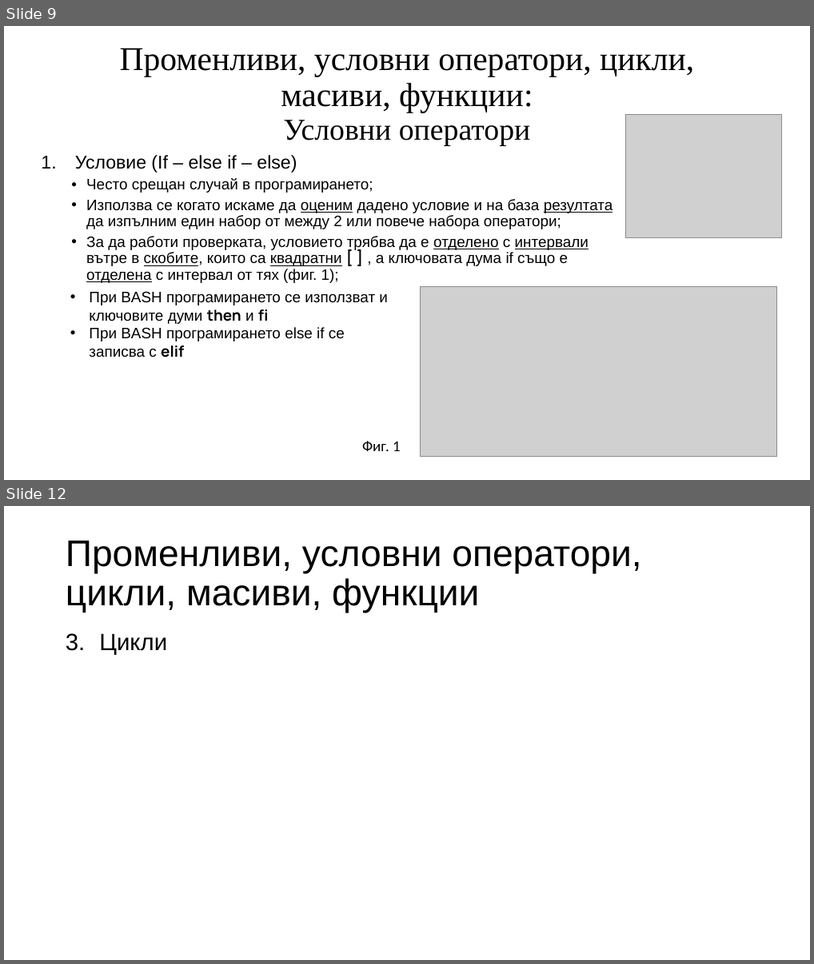
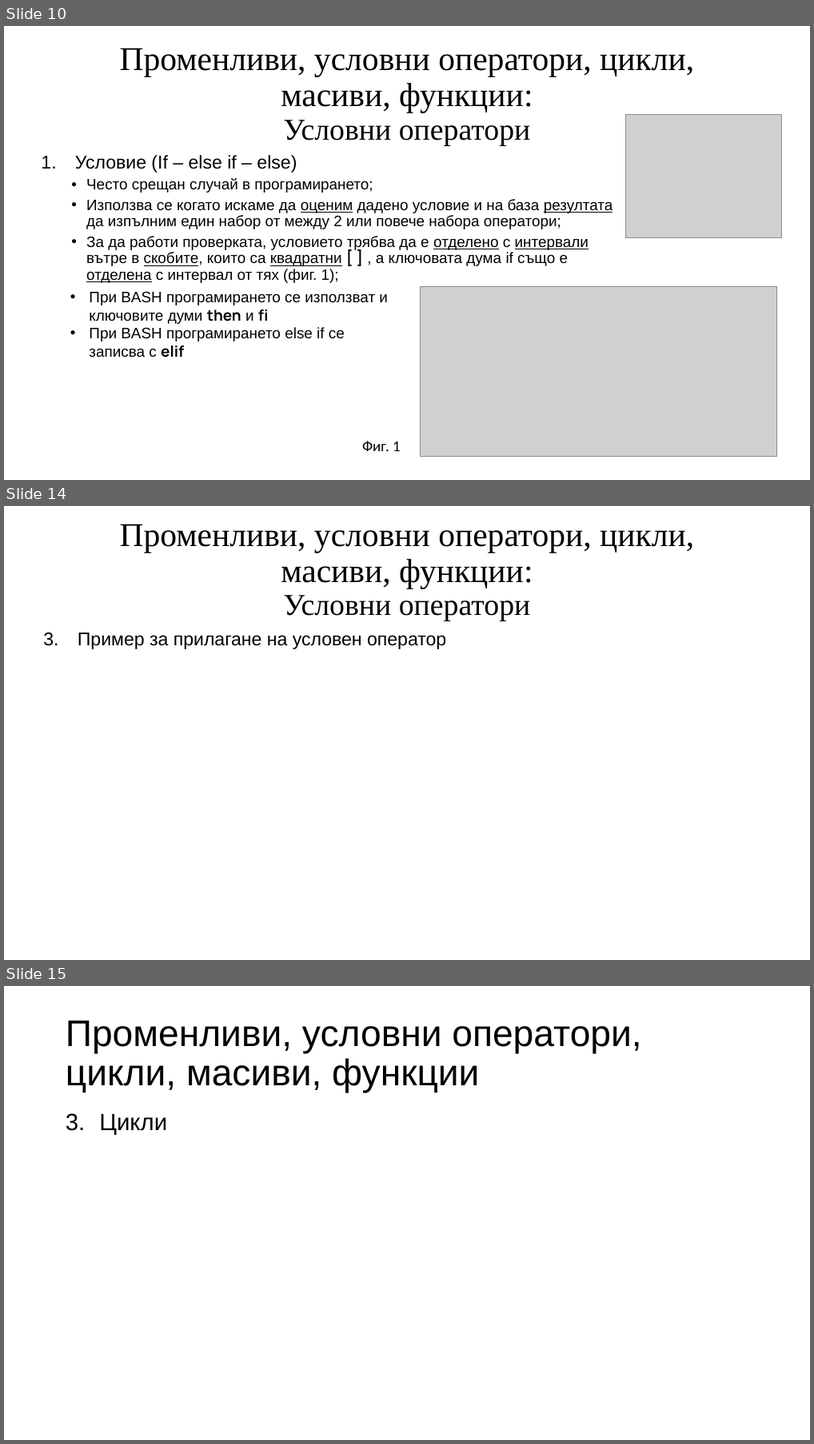
Before and after one commit to Rokyuto/School, a slide deck: Operating Systems/19205.pptx. Shown one above the other, each under a label of ours: slides 9 and 12 before the commit, slides 10, 14 and 15 after it; the slides between them are not shown. The pictures are 814x964 and 814x1444 pixels, drawn with LibreOffice and Linux fonts; fonts in the diff are those of the drawing; grey boxes stand for pictures. Boxes give left, top, right and bottom in pixels: in the first picture for what was removed or moved away, otherwise in the second. Text is boxed around its words. In the diff, an @@ line names an element or a change of style, - is before the commit and + after.

```diff
--- a/Operating Systems/19205.pptx
+++ b/Operating Systems/19205.pptx
@@ slide 14 added at [4,506,810,960], background #FFFFFF @@
@@ title added at [120,524,694,621], 39.6 pt, text #000000 @@
+Променливи, условни оператори, цикли, масиви, функции:
+Условни оператори
@@ text added at [78,632,446,649], 22 pt, text #000000 @@
+3. Пример за прилагане на условен оператор
@@ what was slide 9 is now slide 10 @@
@@ what was slide 12 is now slide 15 @@
```
Also in this commit, not shown: 2 slides changed, 2 other slides added, 2 other files.
